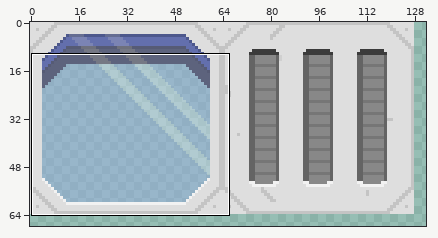
Two states of a pixel-art file, Assets/Resources/Images/Tilesets/Floor-0001/Floor-0001.aseprite. Above: a wide view before the commit, with the close-up outlined.
Close-up. Before:
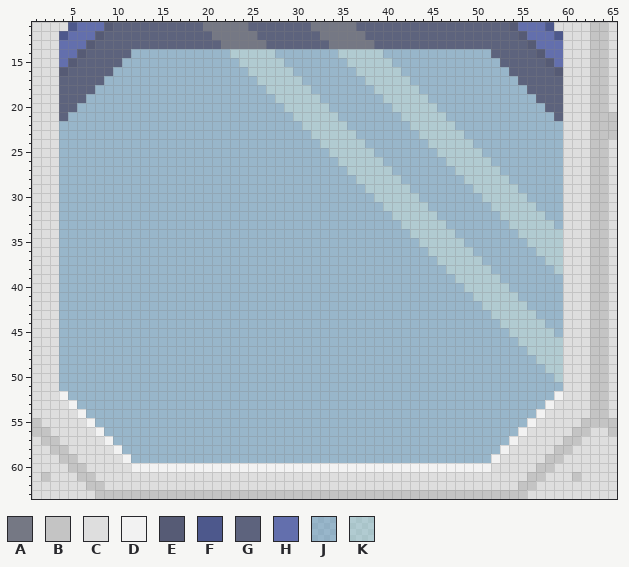
512x256 pixels, 1 frame. Colours within 5 levels of each other are drawn and written as one. Shown: x 1..65, y 11..63. The wide view leaves out empty margins.
Palette (. is transparent): A #757884  B #c4c4c4  C #dedede  D #f2f2f2  E #565b75  F #4d588c  G #5d637d  H #636fad  J #9caae968  K #d7ddfa68
Pixels before, first column x 1:
11 CCCCFHHHEGGGGGGGGGGAAAAAGGGGGGGAAAAAGGGGGGGGGGGGGGGGGEHHHFCCCCBBC
12 CCCFHHHEGGGGGGGGGGGGAAAAAGGGGGGGAAAAAGGGGGGGGGGGGGGGGGEHHHFCCCBBC
13 CCCHHHEGGGGGGGGGGGGGGAAAAAGGGGGGGAAAAAGGGGGGGGGGGGGGGGGEHHHCCCBBC
14 CCCHHEGGGGGJJJJJJJJJJJKKKKKJJJJJJJKKKKKJJJJJJJJJJJJGGGGGEHHCCCBBC
15 CCCHEGGGGGJJJJJJJJJJJJJKKKKKJJJJJJJKKKKKJJJJJJJJJJJJGGGGGEHCCCBBC
16 CCCEGGGGGJJJJJJJJJJJJJJJKKKKKJJJJJJJKKKKKJJJJJJJJJJJJGGGGGECCCBBC
17 CCCGGGGGJJJJJJJJJJJJJJJJJKKKKKJJJJJJJKKKKKJJJJJJJJJJJJGGGGGCCCBBC
18 CCCGGGGJJJJJJJJJJJJJJJJJJJKKKKKJJJJJJJKKKKKJJJJJJJJJJJJGGGGCCCBBC
19 CCCGGGJJJJJJJJJJJJJJJJJJJJJKKKKKJJJJJJJKKKKKJJJJJJJJJJJJGGGCCCBBC
20 CCCGGJJJJJJJJJJJJJJJJJJJJJJJKKKKKJJJJJJJKKKKKJJJJJJJJJJJJGGCCCBBC
21 CCCGJJJJJJJJJJJJJJJJJJJJJJJJJKKKKKJJJJJJJKKKKKJJJJJJJJJJJJGCCCBBB
22 CCCJJJJJJJJJJJJJJJJJJJJJJJJJJJKKKKKJJJJJJJKKKKKJJJJJJJJJJJJCCCBBB
23 CCCJJJJJJJJJJJJJJJJJJJJJJJJJJJJKKKKKJJJJJJJKKKKKJJJJJJJJJJJCCCBBB
24 CCCJJJJJJJJJJJJJJJJJJJJJJJJJJJJJKKKKKJJJJJJJKKKKKJJJJJJJJJJCCCBBC
25 CCCJJJJJJJJJJJJJJJJJJJJJJJJJJJJJJKKKKKJJJJJJJKKKKKJJJJJJJJJCCCBBC
26 CCCJJJJJJJJJJJJJJJJJJJJJJJJJJJJJJJKKKKKJJJJJJJKKKKKJJJJJJJJCCCBBC
27 CCCJJJJJJJJJJJJJJJJJJJJJJJJJJJJJJJJKKKKKJJJJJJJKKKKKJJJJJJJCCCBBC
28 CCCJJJJJJJJJJJJJJJJJJJJJJJJJJJJJJJJJKKKKKJJJJJJJKKKKKJJJJJJCCCBBC
29 CCCJJJJJJJJJJJJJJJJJJJJJJJJJJJJJJJJJJKKKKKJJJJJJJKKKKKJJJJJCCCBBC
30 CCCJJJJJJJJJJJJJJJJJJJJJJJJJJJJJJJJJJJKKKKKJJJJJJJKKKKKJJJJCCCBBC
31 CCCJJJJJJJJJJJJJJJJJJJJJJJJJJJJJJJJJJJJKKKKKJJJJJJJKKKKKJJJCCCBBC
32 CCCJJJJJJJJJJJJJJJJJJJJJJJJJJJJJJJJJJJJJKKKKKJJJJJJJKKKKKJJCCCBBC
33 CCCJJJJJJJJJJJJJJJJJJJJJJJJJJJJJJJJJJJJJJKKKKKJJJJJJJKKKKKJCCCBBC
34 CCCJJJJJJJJJJJJJJJJJJJJJJJJJJJJJJJJJJJJJJJKKKKKJJJJJJJKKKKKCCCBBC
35 CCCJJJJJJJJJJJJJJJJJJJJJJJJJJJJJJJJJJJJJJJJKKKKKJJJJJJJKKKKCCCBBC
36 CCCJJJJJJJJJJJJJJJJJJJJJJJJJJJJJJJJJJJJJJJJJKKKKKJJJJJJJKKKCCCBBC
37 CCCJJJJJJJJJJJJJJJJJJJJJJJJJJJJJJJJJJJJJJJJJJKKKKKJJJJJJJKKCCCBBC
38 CCCJJJJJJJJJJJJJJJJJJJJJJJJJJJJJJJJJJJJJJJJJJJKKKKKJJJJJJJKCCCBBC
39 CCCJJJJJJJJJJJJJJJJJJJJJJJJJJJJJJJJJJJJJJJJJJJJKKKKKJJJJJJJCCCBBC
40 CCCJJJJJJJJJJJJJJJJJJJJJJJJJJJJJJJJJJJJJJJJJJJJJKKKKKJJJJJJCCCBBC
41 CCCJJJJJJJJJJJJJJJJJJJJJJJJJJJJJJJJJJJJJJJJJJJJJJKKKKKJJJJJCCCBBC
42 CCCJJJJJJJJJJJJJJJJJJJJJJJJJJJJJJJJJJJJJJJJJJJJJJJKKKKKJJJJCCCBBC
43 CCCJJJJJJJJJJJJJJJJJJJJJJJJJJJJJJJJJJJJJJJJJJJJJJJJKKKKKJJJCCCBBC
44 CCCJJJJJJJJJJJJJJJJJJJJJJJJJJJJJJJJJJJJJJJJJJJJJJJJJKKKKKJJCCCBBC
45 CCCJJJJJJJJJJJJJJJJJJJJJJJJJJJJJJJJJJJJJJJJJJJJJJJJJJKKKKKJCCCBBC
46 CCCJJJJJJJJJJJJJJJJJJJJJJJJJJJJJJJJJJJJJJJJJJJJJJJJJJJKKKKKCCCBBC
47 CCCJJJJJJJJJJJJJJJJJJJJJJJJJJJJJJJJJJJJJJJJJJJJJJJJJJJJKKKKCCCBBC
48 CCCJJJJJJJJJJJJJJJJJJJJJJJJJJJJJJJJJJJJJJJJJJJJJJJJJJJJJKKKCCCBBC
49 CCCJJJJJJJJJJJJJJJJJJJJJJJJJJJJJJJJJJJJJJJJJJJJJJJJJJJJJJKKCCCBBC
50 CCCJJJJJJJJJJJJJJJJJJJJJJJJJJJJJJJJJJJJJJJJJJJJJJJJJJJJJJJKCCCBBC
51 CCCJJJJJJJJJJJJJJJJJJJJJJJJJJJJJJJJJJJJJJJJJJJJJJJJJJJJJJJJCCCBBC
52 CCCDJJJJJJJJJJJJJJJJJJJJJJJJJJJJJJJJJJJJJJJJJJJJJJJJJJJJJJDCCCBBC
53 CCCCDJJJJJJJJJJJJJJJJJJJJJJJJJJJJJJJJJJJJJJJJJJJJJJJJJJJJDCCCCBBC
54 CCCCCDJJJJJJJJJJJJJJJJJJJJJJJJJJJJJJJJJJJJJJJJJJJJJJJJJJDCCCCCBBC
55 BCCCCCDJJJJJJJJJJJJJJJJJJJJJJJJJJJJJJJJJJJJJJJJJJJJJJJJDCCCCCBBBB
56 BBCCCCCDJJJJJJJJJJJJJJJJJJJJJJJJJJJJJJJJJJJJJJJJJJJJJJDCCCCCBBCCB
57 CBBCCCCCDJJJJJJJJJJJJJJJJJJJJJJJJJJJJJJJJJJJJJJJJJJJJDCCCCCBBCCCC
58 CCBBCCCCCDJJJJJJJJJJJJJJJJJJJJJJJJJJJJJJJJJJJJJJJJJJDCCCCCBBCCCCC
59 CCCBBCCCCCDJJJJJJJJJJJJJJJJJJJJJJJJJJJJJJJJJJJJJJJJDCCCCCBBCCCCCC
60 CCCCBBCCCCCDDDDDDDDDDDDDDDDDDDDDDDDDDDDDDDDDDDDDDDDCCCCCBBCCCCCCC
61 CBCCCBBCCCCCCCCCCCCCCCCCCCCCCCCCCCCCCCCCCCCCCCCCCCCCCCCBBCCCBCCCC
62 CCCCCCBBCCCCCCCCCCCCCCCCCCCCCCCCCCCCCCCCCCCCCCCCCCCCCCBBCCCCCCCCC
63 CCCCCCCBBBBBBBBBBBBBBBBBBBBBBBBBBBBBBBBBBBBBBBBBBBBBBBBCCCCCCCCCC
New version:
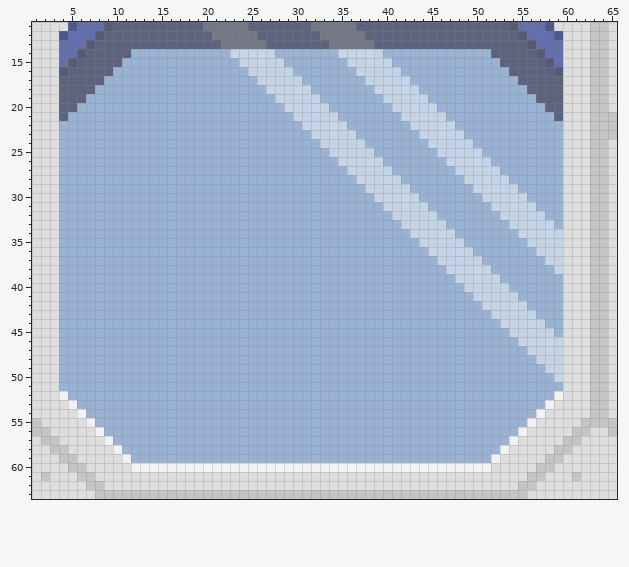
Changes in this commit:
colour J: #9caae968 -> #9caae99c
colour K: #d7ddfa68 -> #d7ddfab7
